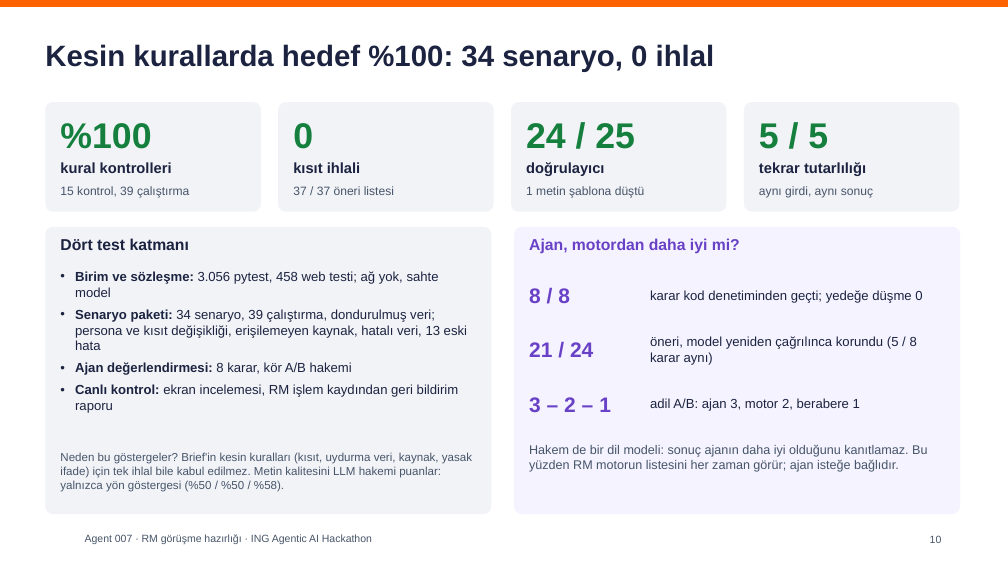
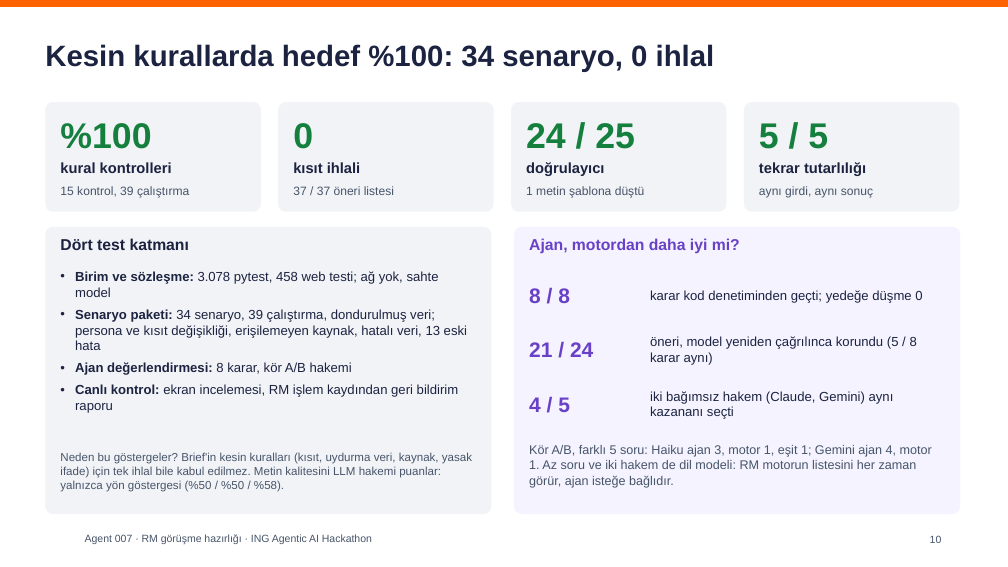
Before and after one commit to ArdahanDogru/ing-hackathon-rm-prep, a slide deck: slide 10 of docs/teslim/sunum/07-sunum.pptx. Drawn at 1008x567 pixels with LibreOffice and Linux fonts; fonts in the diff are those of the drawing; background and template pictures are left out. Boxes give left, top, right and bottom in pixels: in the first picture for what was removed or moved away, otherwise in the second. Text is boxed around its words. In the diff, an @@ line names an element or a change of style, - is before the commit and + after.

```diff
--- a/docs/teslim/sunum/07-sunum.pptx
+++ b/docs/teslim/sunum/07-sunum.pptx
@@ text at (75,271,439,297): text changed @@
-• Birim ve sözleşme: 3.056 pytest, 458 web testi; ağ yok, sahte model
+• Birim ve sözleşme: 3.078 pytest, 458 web testi; ağ yok, sahte model
@@ text at (529,397,570,412): text changed @@
-3 – 2 – 1
+4 / 5
@@ text at (650,391,894,419): text changed @@
-adil A/B: ajan 3, motor 2, berabere 1
+iki bağımsız hakem (Claude, Gemini) aynı kazananı seçti
@@ text at (529,445,932,488): text changed @@
-Hakem de bir dil modeli: sonuç ajanın daha iyi olduğunu kanıtlamaz. Bu yüzden RM motorun listesini her zaman görür; ajan isteğe bağlıdır.
+Kör A/B, farklı 5 soru: Haiku ajan 3, motor 1, eşit 1; Gemini ajan 4, motor 1. Az soru ve iki hakem de dil modeli: RM motorun listesini her zaman görür, ajan isteğe bağlıdır.
```
Also in this commit, not shown: 3 other slides changed, 17 other files.
